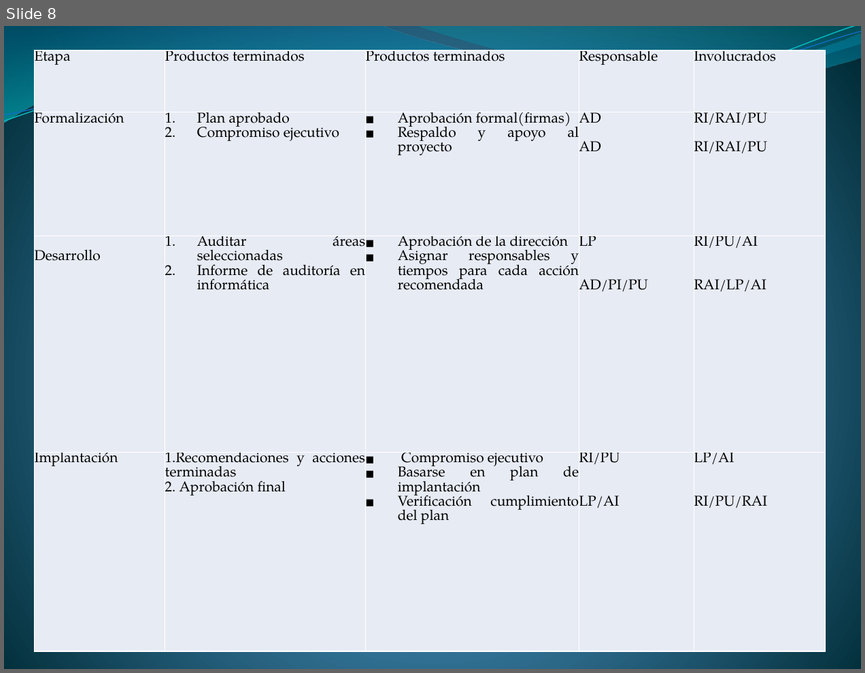
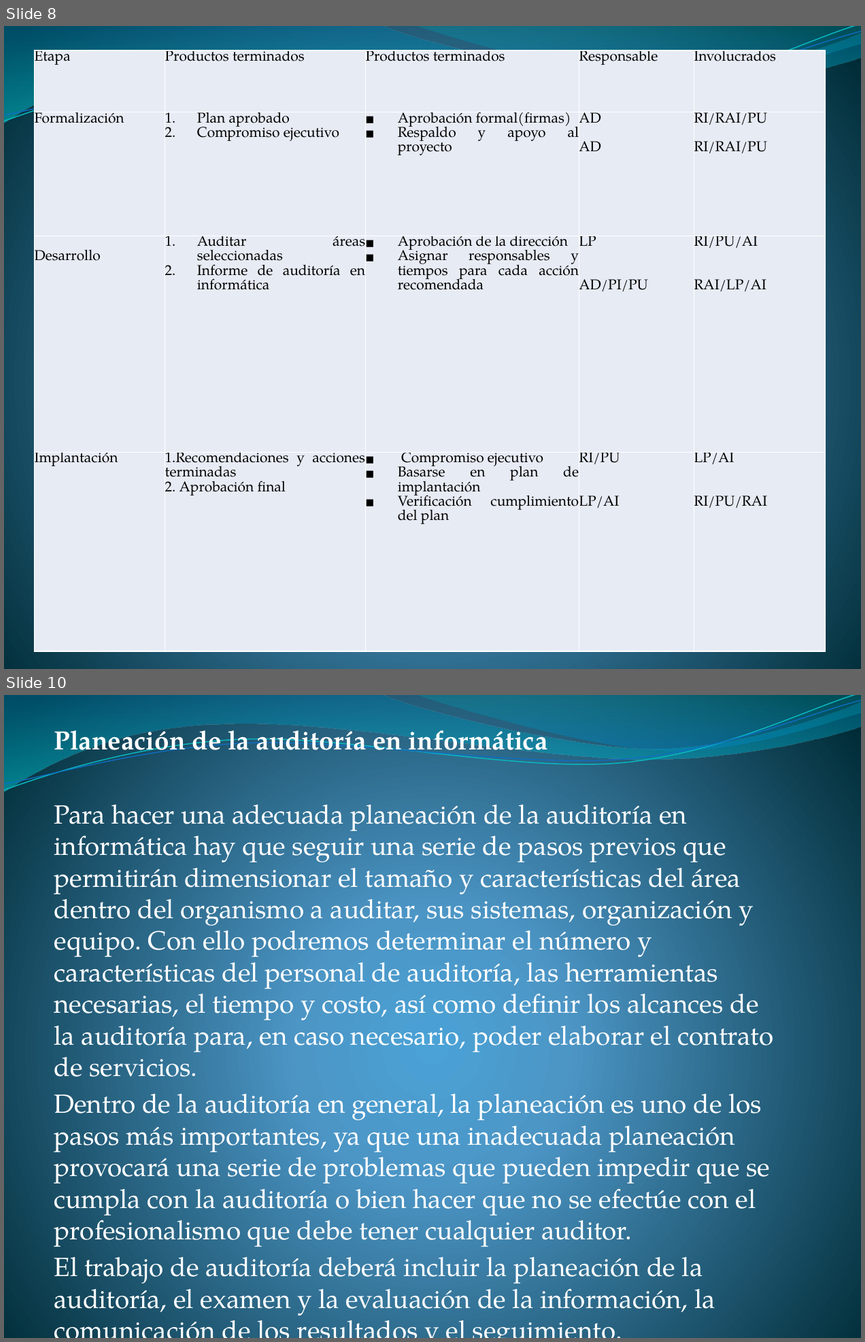
Before and after one commit to lc850/auditoria, a slide deck: Metodología para el desarrollo e implantación en la.pptx. Shown one above the other, each under a label of ours: slide 8 before the commit, slides 8 and 10 after it; the slides between them are not shown. The pictures are 865x673 and 865x1342 pixels, drawn with LibreOffice and Linux fonts; fonts in the diff are those of the drawing. Boxes give left, top, right and bottom in pixels: in the first picture for what was removed or moved away, otherwise in the second. Text is boxed around its words. In the diff, an @@ line names an element or a change of style, - is before the commit and + after.

```diff
--- a/Metodología para el desarrollo e implantación en la.pptx
+++ b/Metodología para el desarrollo e implantación en la.pptx
@@ slide 10 added at (4, 695, 861, 1338), background gradient #4AA0D6 to #4C98C7 to #002C38; not listed: 4 template elements that a slide beside it also shows @@
@@ subtitle added at (54, 730, 773, 1312), 22.1 pt, text #FFFFFF @@
+Planeación de la auditoría en informática
+Para hacer una adecuada planeación de la auditoría en informática hay que seguir una serie de pasos previos que permitirán dimensionar el tamaño y características del área dentro del organismo a auditar, sus sistemas, organización y equipo. Con ello podremos determinar el número y características del personal de auditoría, las herramientas necesarias, el tiempo y costo, así como definir los alcances de la auditoría para, en caso necesario, poder elaborar el contrato de servicios.
+Dentro de la auditoría en general, la planeación es uno de los pasos más importantes, ya que una inadecuada planeación provocará una serie de problemas que pueden impedir que se cumpla con la auditoría o bien hacer que no se efectúe con el profesionalismo que debe tener cualquier auditor.
+El trabajo de auditoría deberá incluir la planeación de la auditoría, el examen y la evaluación de la información, la comunicación de los resultados y el seguimiento.
+La planeación de la auditoría deberá ser documentada e incluirá:
```
Also in this commit, not shown: 8 other slides added.
